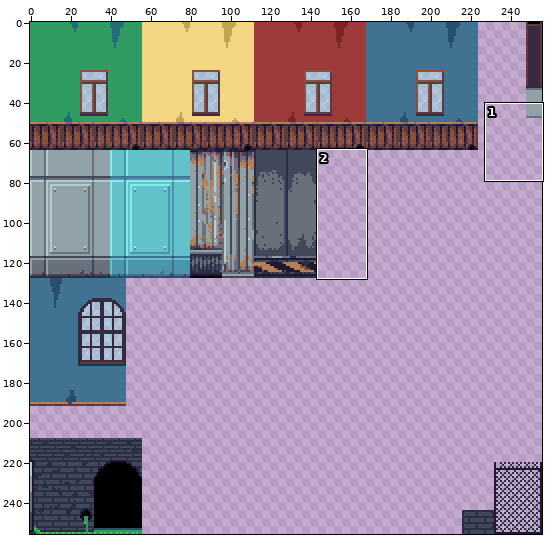
Pixel-art file -- Assets/Tileset/Rooms.ase. The picture above shows the old version from afar; the outline marks the close-up.
Close-up. Earlier state:
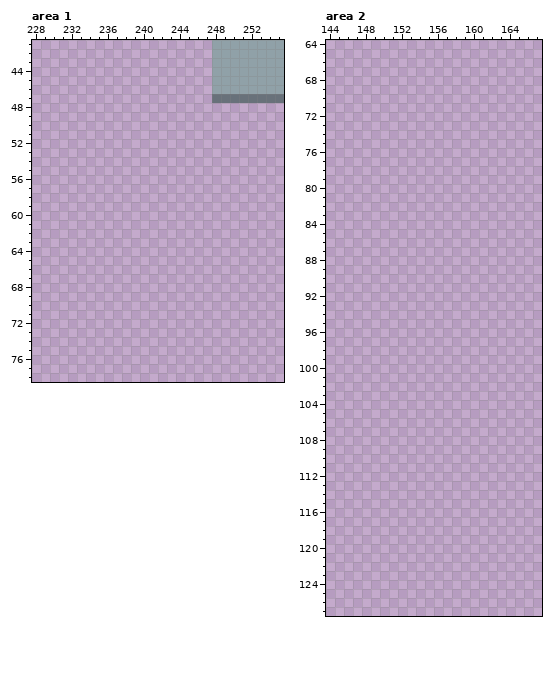
256x256 pixels, 1 frame. Shown: area 1: x 228..255, y 41..78; area 2: x 144..167, y 64..127. The commit also changed other parts of the picture, which this record leaves out.
The result:
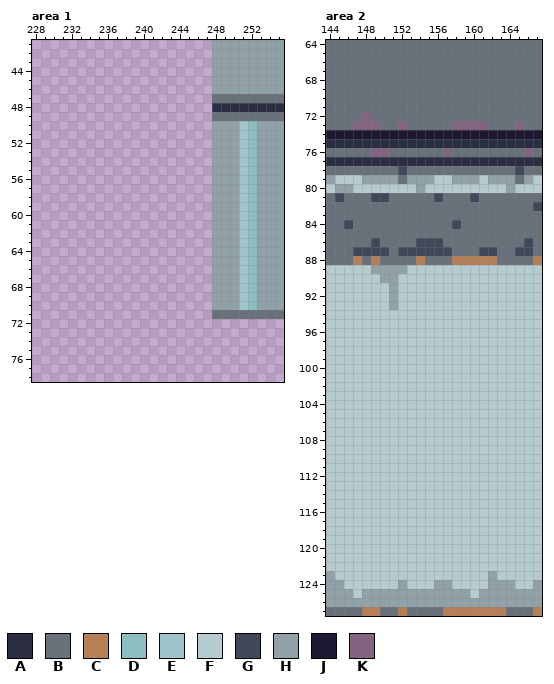
Palette (. is transparent): A #2b2e42  B #68717a  C #b58057  D #8dbdc1  E #9fc4c9  F #b6cbcf  G #414859  H #90a1a8  J #1f1833  K #826481
The exact change:
--- area 1, layers "Windows", "Walls"
@@ x 246..255 @@
 47 ..BBBBBBBB
-48 ..........
-49 ..........
-50 ..........
-51 ..........
-52 ..........
-53 ..........
-54 ..........
-55 ..........
-56 ..........
-57 ..........
-58 ..........
-59 ..........
-60 ..........
-61 ..........
-62 ..........
-63 ..........
-64 ..........
-65 ..........
-66 ..........
-67 ..........
-68 ..........
-69 ..........
-70 ..........
-71 ..........
+48 ..AAAAAAAA
+49 ..BBBBBBBB
+50 ..HHHEDHHH
+51 ..HHHEDHHH
+52 ..HHHEDHHH
+53 ..HHHEDHHH
+54 ..HHHEDHHH
+55 ..HHHEDHHH
+56 ..HHHEDHHH
+57 ..HHHEDHHH
+58 ..HHHEDHHH
+59 ..HHHEDHHH
+60 ..HHHEDHHH
+61 ..HHHEDHHH
+62 ..HHHEDHHH
+63 ..HHHEDHHH
+64 ..HHHEDHHH
+65 ..HHHEDHHH
+66 ..HHHEDHHH
+67 ..HHHEDHHH
+68 ..HHHEDHHH
+69 ..HHHEDHHH
+70 ..HHHEDHHH
+71 ..BBBBBBBB
 72 ..........
--- area 2, layer "Walls"
@@ x 144..167 @@
- 64 ........................
- 65 ........................
- 66 ........................
- 67 ........................
- 68 ........................
- 69 ........................
- 70 ........................
- 71 ........................
- 72 ........................
- 73 ........................
- 74 ........................
- 75 ........................
- 76 ........................
- 77 ........................
- 78 ........................
- 79 ........................
- 80 ........................
- 81 ........................
- 82 ........................
- 83 ........................
- 84 ........................
- 85 ........................
- 86 ........................
- 87 ........................
- 88 ........................
- 89 ........................
- 90 ........................
- 91 ........................
- 92 ........................
- 93 ........................
- 94 ........................
- 95 ........................
- 96 ........................
- 97 ........................
- 98 ........................
- 99 ........................
-100 ........................
-101 ........................
-102 ........................
-103 ........................
-104 ........................
-105 ........................
-106 ........................
-107 ........................
-108 ........................
-109 ........................
-110 ........................
-111 ........................
-112 ........................
-113 ........................
-114 ........................
-115 ........................
-116 ........................
-117 ........................
-118 ........................
-119 ........................
-120 ........................
-121 ........................
-122 ........................
-123 ........................
-124 ........................
-125 ........................
-126 ........................
-127 ........................
+ 64 BBBBBBBBBBBBBBBBBBBBBBBB
+ 65 BBBBBBBBBBBBBBBBBBBBBBBB
+ 66 BBBBBBBBBBBBBBBBBBBBBBBB
+ 67 BBBBBBBBBBBBBBBBBBBBBBBB
+ 68 BBBBBBBBBBBBBBBBBBBBBBBB
+ 69 BBBBBBBBBBBBBBBBBBBBBBBB
+ 70 BBBBBBBBBBBBBBBBBBBBBBBB
+ 71 BBBBBBBBBBBBBBBBBBBBBBBB
+ 72 BBBBKBBBBBBBBBBBBBBBBBBB
+ 73 BBBKKKBBKBBBBBKKKKBBBKBB
+ 74 JJJJJJJJJJJJJJJJJJJJJJJJ
+ 75 AAAAAAAAAAAAAAAAAAAAAAAA
+ 76 BBBBBKKBBBBBBKBBBBBBBBKB
+ 77 AAAAAAAAAAAAAAAAAAAAAAAA
+ 78 BBBBBBBBGBBBBBBBBBBBBGBB
+ 79 HFFFHHHHBHHHFFHHHFHHHBHF
+ 80 FHHFFFFFFFHFFFFFFFFFHFFF
+ 81 BGBBBGGBBBBBGBBBGBBBBBBB
+ 82 BBBBBBBBBBBBBBBBBBBBBBBG
+ 83 BBBBBBBBBBBBBBBBBBBBBBBB
+ 84 BBGBBBBBBBBBBBGBBBBBBBBB
+ 85 BBBBBBBBBBBBBBBBBBBBBBBB
+ 86 BBBBBGBBBBGGGBBBBBBBBBGB
+ 87 BBBGGGGBGGGGGGBBBGGBBGGB
+ 88 BBBCBCBBBBCBBBCCCCCBBBBC
+ 89 FFFFFHHHHFFFFFFFFFFFFFFF
+ 90 FFFFFFHHFFFFFFFFFFFFFFFF
+ 91 FFFFFFFHFFFFFFFFFFFFFFFF
+ 92 FFFFFFFHFFFFFFFFFFFFFFFF
+ 93 FFFFFFFHFFFFFFFFFFFFFFFF
+ 94 FFFFFFFFFFFFFFFFFFFFFFFF
+ 95 FFFFFFFFFFFFFFFFFFFFFFFF
+ 96 FFFFFFFFFFFFFFFFFFFFFFFF
+ 97 FFFFFFFFFFFFFFFFFFFFFFFF
+ 98 FFFFFFFFFFFFFFFFFFFFFFFF
+ 99 FFFFFFFFFFFFFFFFFFFFFFFF
+100 FFFFFFFFFFFFFFFFFFFFFFFF
+101 FFFFFFFFFFFFFFFFFFFFFFFF
+102 FFFFFFFFFFFFFFFFFFFFFFFF
+103 FFFFFFFFFFFFFFFFFFFFFFFF
+104 FFFFFFFFFFFFFFFFFFFFFFFF
+105 FFFFFFFFFFFFFFFFFFFFFFFF
+106 FFFFFFFFFFFFFFFFFFFFFFFF
+107 FFFFFFFFFFFFFFFFFFFFFFFF
+108 FFFFFFFFFFFFFFFFFFFFFFFF
+109 FFFFFFFFFFFFFFFFFFFFFFFF
+110 FFFFFFFFFFFFFFFFFFFFFFFF
+111 FFFFFFFFFFFFFFFFFFFFFFFF
+112 FFFFFFFFFFFFFFFFFFFFFFFF
+113 FFFFFFFFFFFFFFFFFFFFFFFF
+114 FFFFFFFFFFFFFFFFFFFFFFFF
+115 FFFFFFFFFFFFFFFFFFFFFFFF
+116 FFFFFFFFFFFFFFFFFFFFFFFF
+117 FFFFFFFFFFFFFFFFFFFFFFFF
+118 FFFFFFFFFFFFFFFFFFFFFFFF
+119 FFFFFFFFFFFFFFFFFFFFFFFF
+120 FFFFFFFFFFFFFFFFFFFFFFFF
+121 FFFFFFFFFFFFFFFFFFFFFFFF
+122 FFFFFFFFFFFFFFFFFFFFFFFF
+123 HFFFFFFFFFFFFFFFFFHFFFFF
+124 HHFFFFFFHFFFHHFFFFHHHFFH
+125 HHHFHHHHHHHHHHHHFHHHHHHH
+126 HHHHHHHHHHHHHHHHHHHHHHHH
+127 BBBBCCBBCBBBBCCCCCCCBBBC
Where, in picture pixels (left, top, right, bottom), the same in both close-ups:
added: (212, 103, 284, 319)
added: (326, 40, 542, 616)
